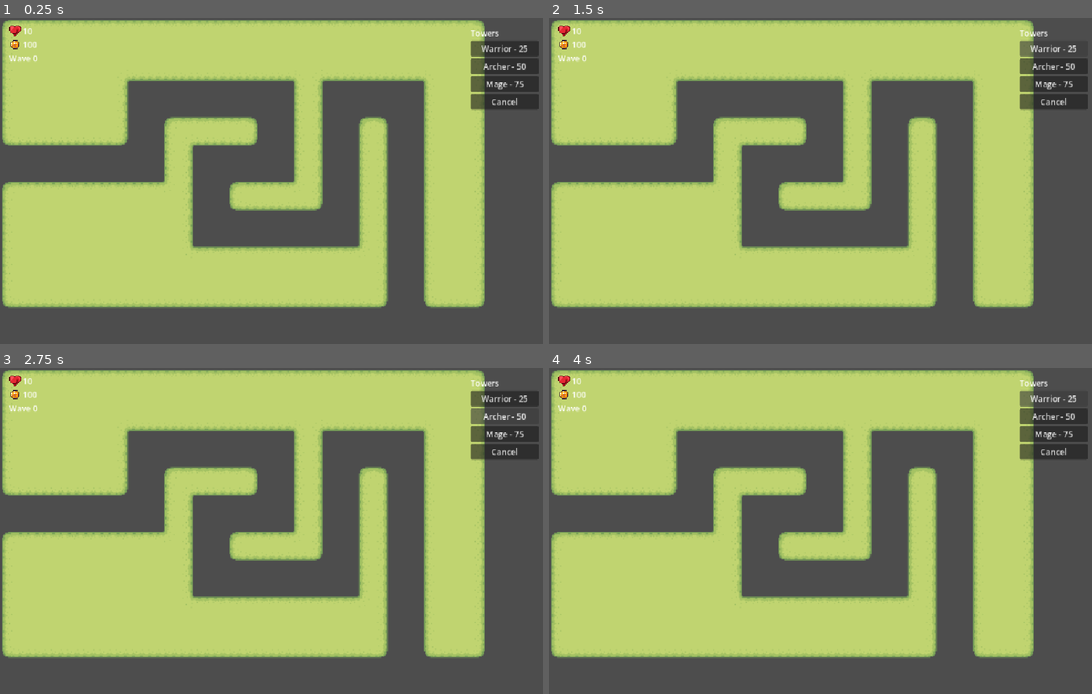
Above: before the commit, frames 1-4 (two rows, left to right).
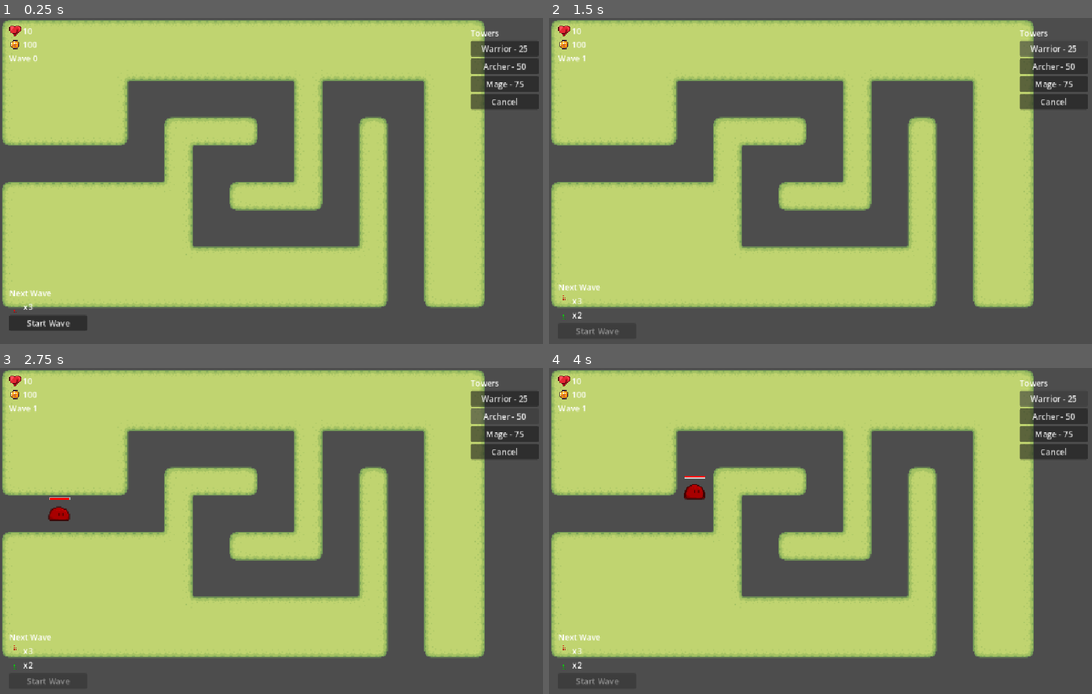
Above: after the commit, the same moments.

Repository: psvm203/rgb-defense
Game: Godot game, scene res://track/track.tscn
Same seed, same stepped clock (60 frames per second), same inputs: the game is played once before the commit and once after it.
Inputs (mouse positions are in pixels of both pictures, inside the frame that each line leads up to):
- Up to frame 1 (0.25 s): no input
- Up to frame 2 (1.5 s): click (597, 324) at 0.5 s, where only the run after the commit has a clickable "Start Wave"; click "Warrior - 25" at 1.25 s
- Up to frame 3 (2.75 s): click "Archer - 50" at 2 s
- Up to frame 4 (4 s): click "Mage - 75" at 2.75 s; click "Warrior - 25" at 3.5 s

The runs differ from the first frame. In frame 1, 0.7% of the frame differs, in the area x 1-17%, y 83-96%; in frame 2, 0.2%; in frame 3, 0.4%; in frame 4, 0.4%.

Commit message:
feat(wave): implement wave system with sprite-based preview
- Move WAVES definition to GameState with get_wave() cycling
- Add bottom-left wave panel: Next Wave label, colored mob sprites, Start Wave button
- Replace text wave preview with tinted slime sprites and counts
- Connect Start Wave button via GameState.start_wave_pressed signal
- Button disabled while wave is active
- Remove unused text-based preview methods

Diff:
--- a/game_state/game_state.gd
+++ b/game_state/game_state.gd
@@ -1,6 +1,31 @@
 extends Node
 
 signal wave_completed
+signal start_wave_pressed
+
+const WAVES: Array = [
+	{
+		groups = [
+			{ max_rgb = Vector3(1.0, 0.0, 0.0), count = 3 },
+		],
+		interval = 1.5,
+	},
+	{
+		groups = [
+			{ max_rgb = Vector3(1.0, 0.0, 0.0), count = 3 },
+			{ max_rgb = Vector3(0.0, 1.0, 0.0), count = 2 },
+		],
+		interval = 1.2,
+	},
+	{
+		groups = [
+			{ max_rgb = Vector3(1.0, 0.0, 0.0), count = 4 },
+			{ max_rgb = Vector3(0.0, 1.0, 0.0), count = 3 },
+			{ max_rgb = Vector3(0.0, 0.0, 1.0), count = 1 },
+		],
+		interval = 1.0,
+	},
+]
 
 var lives: int = 10
 var coins: int = 100
@@ -31,3 +56,7 @@
 	if mobs_alive <= 0 and is_wave_active:
 		is_wave_active = false
 		wave_completed.emit()
+
+
+func get_wave(index: int) -> Dictionary:
+	return WAVES[index % WAVES.size()]
--- a/track/track.gd
+++ b/track/track.gd
@@ -18,30 +18,6 @@
 	Vector2i(12, 8),
 ]
 
-const WAVES: Array = [
-	{
-		groups = [
-			{ max_rgb = Vector3(1.0, 0.0, 0.0), count = 3 },
-		],
-		interval = 1.5,
-	},
-	{
-		groups = [
-			{ max_rgb = Vector3(1.0, 0.0, 0.0), count = 3 },
-			{ max_rgb = Vector3(0.0, 1.0, 0.0), count = 2 },
-		],
-		interval = 1.2,
-	},
-	{
-		groups = [
-			{ max_rgb = Vector3(1.0, 0.0, 0.0), count = 4 },
-			{ max_rgb = Vector3(0.0, 1.0, 0.0), count = 3 },
-			{ max_rgb = Vector3(0.0, 0.0, 1.0), count = 1 },
-		],
-		interval = 1.0,
-	},
-]
-
 var _spawn_queue: Array[Vector3] = []
 var _spawn_timer: Timer
 var _mob_scene: PackedScene
@@ -70,6 +46,7 @@
 	add_child(panel)
 
 	GameState.wave_completed.connect(_on_wave_completed)
+	GameState.start_wave_pressed.connect(start_wave)
 
 
 func _process(_delta: float) -> void:
@@ -210,8 +187,7 @@
 
 
 func start_wave() -> void:
-	var idx: int = min(GameState.wave_number, WAVES.size() - 1)
-	var wave: Dictionary = WAVES[idx]
+	var wave: Dictionary = GameState.get_wave(GameState.wave_number)
 	_spawn_queue.clear()
 	for group in wave.groups:
 		for j in range(group.count):
--- a/ui/hud.gd
+++ b/ui/hud.gd
@@ -1,11 +1,58 @@
 extends CanvasLayer
 
-@onready var _lives_label: Label = $Panel/VBox/Lives/LivesLabel
-@onready var _coins_label: Label = $Panel/VBox/Coins/CoinsLabel
-@onready var _wave_label: Label = $Panel/VBox/WaveLabel
+const MAX_GROUPS := 3
+
+@onready var _lives_label: Label = $TopPanel/VBox/Lives/LivesLabel
+@onready var _coins_label: Label = $TopPanel/VBox/Coins/CoinsLabel
+@onready var _wave_label: Label = $TopPanel/VBox/WaveLabel
+@onready var _wave_mobs: VBoxContainer = $WavePanel/VBox/WaveMobs
+@onready var _start_wave_btn: Button = $WavePanel/VBox/StartWaveBtn
+
+var _group_rows: Array = []
+
+
+func _ready() -> void:
+	_start_wave_btn.pressed.connect(_on_start_wave_pressed)
+	for i in range(MAX_GROUPS):
+		var row := HBoxContainer.new()
+		var icon := TextureRect.new()
+		icon.texture = preload("res://mob/slime_idle.png")
+		icon.expand_mode = TextureRect.EXPAND_FIT_WIDTH_PROPORTIONAL
+		icon.stretch_mode = TextureRect.STRETCH_KEEP_ASPECT_CENTERED
+		icon.custom_minimum_size = Vector2(24, 24)
+		var label := Label.new()
+		row.add_child(icon)
+		row.add_child(label)
+		_wave_mobs.add_child(row)
+		_group_rows.append({ row = row, icon = icon, label = label })
 
 
 func _process(_delta: float) -> void:
 	_lives_label.text = str(GameState.lives)
 	_coins_label.text = str(GameState.coins)
 	_wave_label.text = "Wave " + str(GameState.wave_number)
+	_start_wave_btn.disabled = GameState.is_wave_active
+
+	var wave: Dictionary = GameState.get_wave(GameState.wave_number)
+	var groups: Array = wave.groups
+	for i in range(MAX_GROUPS):
+		var row_data: Dictionary = _group_rows[i]
+		if i < groups.size():
+			var group: Dictionary = groups[i]
+			row_data.row.visible = true
+			row_data.icon.modulate = _rgb_color(group.max_rgb)
+			row_data.label.text = "x%d" % group.count
+		else:
+			row_data.row.visible = false
+
+
+func _rgb_color(max_rgb: Vector3) -> Color:
+	return Color(
+		1.0 if max_rgb.x > 0.0 else 0.0,
+		1.0 if max_rgb.y > 0.0 else 0.0,
+		1.0 if max_rgb.z > 0.0 else 0.0,
+	)
+
+
+func _on_start_wave_pressed() -> void:
+	GameState.start_wave_pressed.emit()
--- a/ui/hud.tscn
+++ b/ui/hud.tscn
@@ -3,11 +3,16 @@
 [ext_resource type="Script" uid="uid://ctzp1l2oywy7re" path="res://ui/hud.gd" id="1_hud"]
 [ext_resource type="Texture2D" uid="uid://dm0vb2qsubg6j" path="res://game_state/lives.png" id="2_lives"]
 [ext_resource type="Texture2D" uid="uid://dg20h70qvl48b" path="res://game_state/coins.png" id="3_coins"]
+[ext_resource type="Texture2D" uid="uid://bkbnq8gb04vwe" path="res://mob/slime_idle.png" id="4_slime"]
+
+[sub_resource type="AtlasTexture" id="AtlasTexture_slime"]
+atlas = ExtResource("4_slime")
+region = Rect2(0, 432, 80, 72)
 
 [node name="HUD" type="CanvasLayer"]
 script = ExtResource("1_hud")
 
-[node name="Panel" type="MarginContainer" parent="."]
+[node name="TopPanel" type="MarginContainer" parent="."]
 anchors_preset = 2
 anchor_left = 0.0
 anchor_top = 0.0
@@ -24,37 +29,69 @@
 theme_override_constants/margin_right = 8
 theme_override_constants/margin_bottom = 4
 
-[node name="VBox" type="VBoxContainer" parent="Panel"]
+[node name="VBox" type="VBoxContainer" parent="TopPanel"]
 layout_mode = 2
 
-[node name="Lives" type="HBoxContainer" parent="Panel/VBox"]
+[node name="Lives" type="HBoxContainer" parent="TopPanel/VBox"]
 layout_mode = 2
 
-[node name="LivesIcon" type="TextureRect" parent="Panel/VBox/Lives"]
+[node name="LivesIcon" type="TextureRect" parent="TopPanel/VBox/Lives"]
 layout_mode = 2
 texture = ExtResource("2_lives")
 expand_mode = 3
 stretch_mode = 5
 custom_minimum_size = Vector2(20, 20)
 
-[node name="LivesLabel" type="Label" parent="Panel/VBox/Lives"]
+[node name="LivesLabel" type="Label" parent="TopPanel/VBox/Lives"]
 layout_mode = 2
 text = "10"
 
-[node name="Coins" type="HBoxContainer" parent="Panel/VBox"]
+[node name="Coins" type="HBoxContainer" parent="TopPanel/VBox"]
 layout_mode = 2
 
-[node name="CoinsIcon" type="TextureRect" parent="Panel/VBox/Coins"]
+[node name="CoinsIcon" type="TextureRect" parent="TopPanel/VBox/Coins"]
 layout_mode = 2
 texture = ExtResource("3_coins")
 expand_mode = 3
 stretch_mode = 5
 custom_minimum_size = Vector2(20, 20)
 
-[node name="CoinsLabel" type="Label" parent="Panel/VBox/Coins"]
+[node name="CoinsLabel" type="Label" parent="TopPanel/VBox/Coins"]
 layout_mode = 2
 text = "100"
 
-[node name="WaveLabel" type="Label" parent="Panel/VBox"]
+[node name="WaveLabel" type="Label" parent="TopPanel/VBox"]
 layout_mode = 2
 text = "Wave 0"
+
+[node name="WavePanel" type="MarginContainer" parent="."]
+anchors_preset = 7
+anchor_left = 0.0
+anchor_top = 1.0
+anchor_right = 0.0
+anchor_bottom = 1.0
+offset_left = 10.0
+offset_top = -120.0
+offset_right = 180.0
+offset_bottom = -10.0
+grow_horizontal = 1
+grow_vertical = 0
+theme_override_constants/margin_left = 8
+theme_override_constants/margin_top = 4
+theme_override_constants/margin_right = 8
+theme_override_constants/margin_bottom = 4
+
+[node name="VBox" type="VBoxContainer" parent="WavePanel"]
+layout_mode = 2
+
+[node name="NextWaveLabel" type="Label" parent="WavePanel/VBox"]
+layout_mode = 2
+text = "Next Wave"
+
+[node name="WaveMobs" type="VBoxContainer" parent="WavePanel/VBox"]
+layout_mode = 2
+
+[node name="StartWaveBtn" type="Button" parent="WavePanel/VBox"]
+layout_mode = 2
+text = "Start Wave"
+disabled = true
